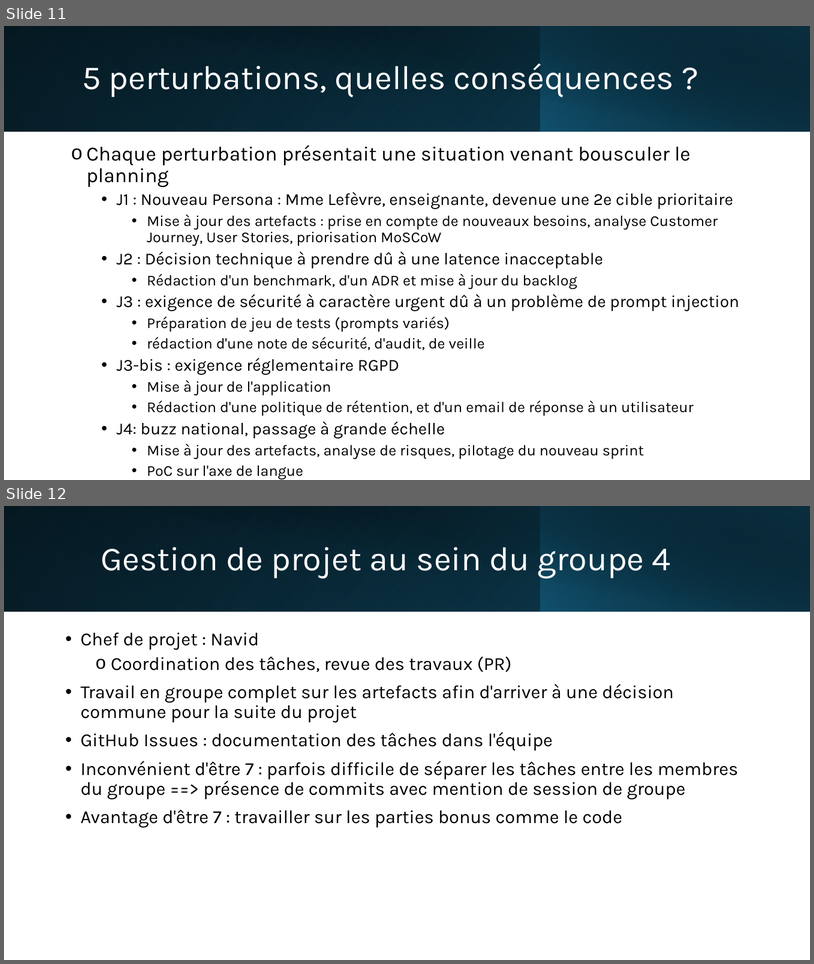
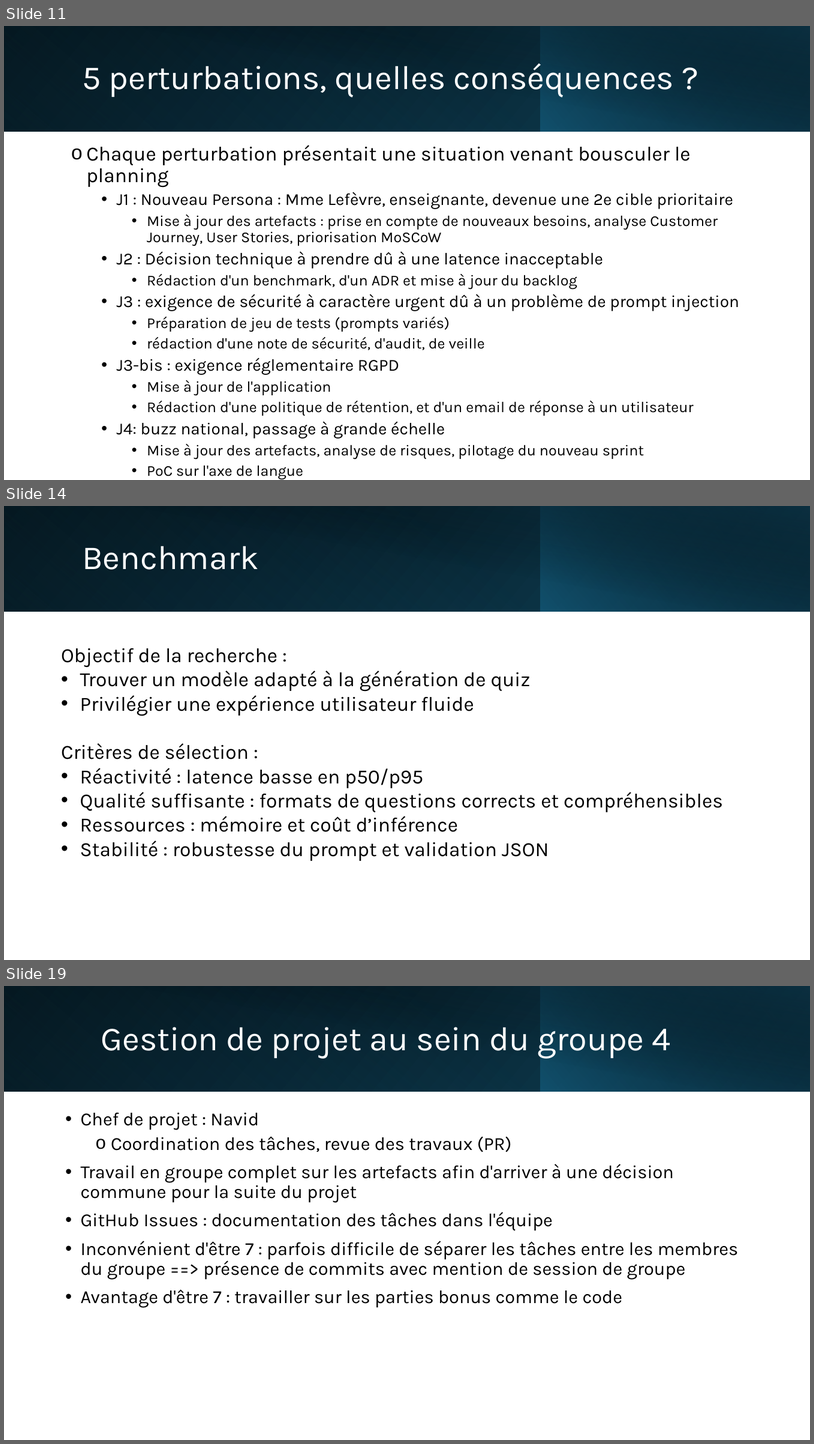
Before and after one commit to EQUIPE-4-APOCALIPSSI/IPSSI_APOCAL_KIT, a slide deck: docs/soutenance/Soutenance_EQUIPE-4_APOCALIPSSI.pptx. Shown one above the other, each under a label of ours: slides 11 and 12 before the commit, slides 11, 14 and 19 after it; the slides between them are not shown. The pictures are 814x964 and 814x1444 pixels, drawn with LibreOffice and Linux fonts; fonts in the diff are those of the drawing. Boxes give left, top, right and bottom in pixels: in the first picture for what was removed or moved away, otherwise in the second. Text is boxed around its words. In the diff, an @@ line names an element or a change of style, - is before the commit and + after.

```diff
--- a/docs/soutenance/Soutenance_EQUIPE-4_APOCALIPSSI.pptx
+++ b/docs/soutenance/Soutenance_EQUIPE-4_APOCALIPSSI.pptx
@@ slide 14 added at box(4, 506, 810, 960), background #FFFFFF @@
@@ rectangle added at box(4, 506, 810, 611), fill gradient #000000 to #104862 @@
@@ rectangle added at box(4, 506, 541, 611), fill gradient #156082 to #0B3041 @@
@@ rectangle added at box(34, 506, 810, 612), fill gradient #000000 to #0B3041 @@
@@ rectangle added at box(540, 506, 810, 611), fill gradient #156082 to #000000 @@
@@ title added at box(82, 546, 259, 570), 40 pt, text #FFFFFF @@
+Benchmark
@@ text added at box(61, 648, 723, 861), 24 pt, text #000000 @@
+Objectif de la recherche :
+• Trouver un modèle adapté à la génération de quiz
+• Privilégier une expérience utilisateur fluide
+Critères de sélection :
+• Réactivité : latence basse en p50/p95
+• Qualité suffisante : formats de questions corrects et compréhensibles
+• Ressources : mémoire et coût d’inférence
+• Stabilité : robustesse du prompt et validation JSON
@@ what was slide 12 is now slide 19 @@
```
Also in this commit, not shown: 4 slides changed, 7 other slides added.
